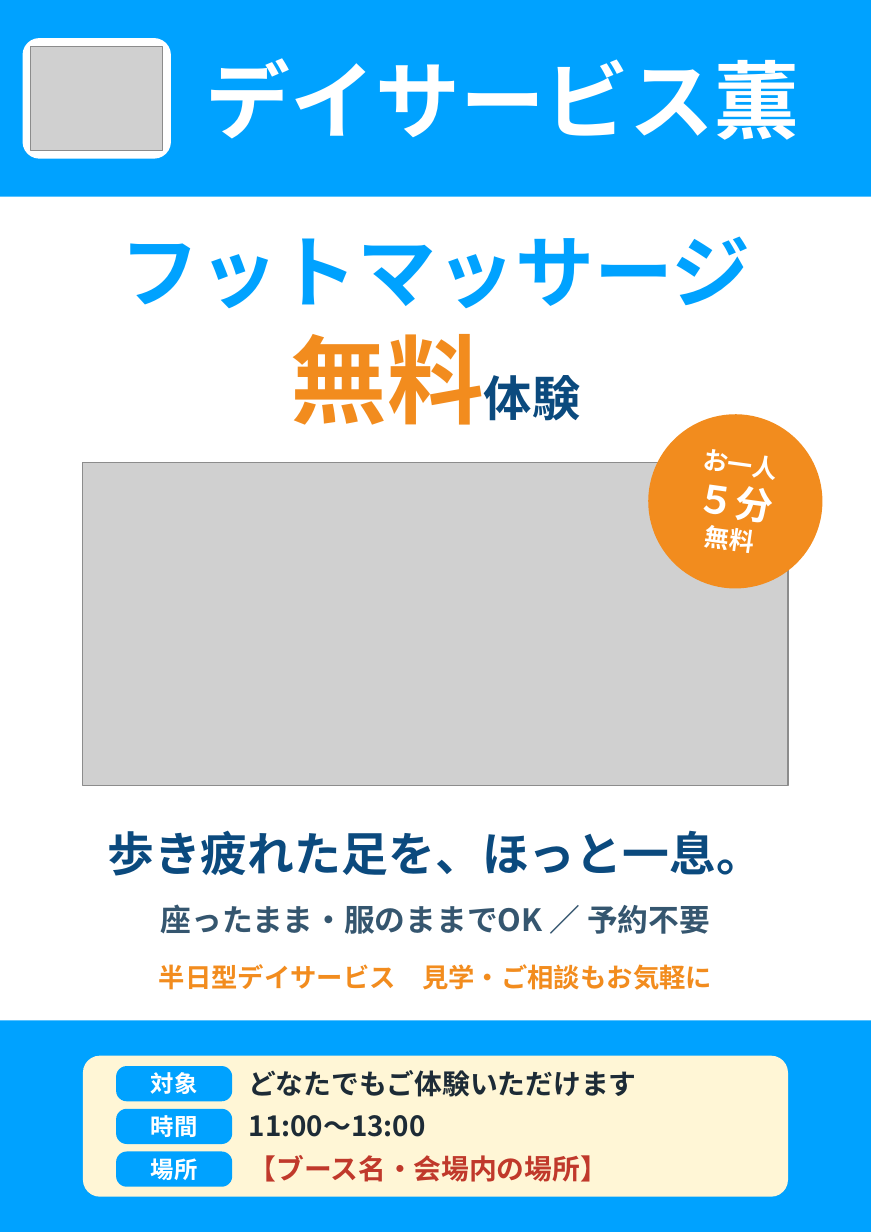
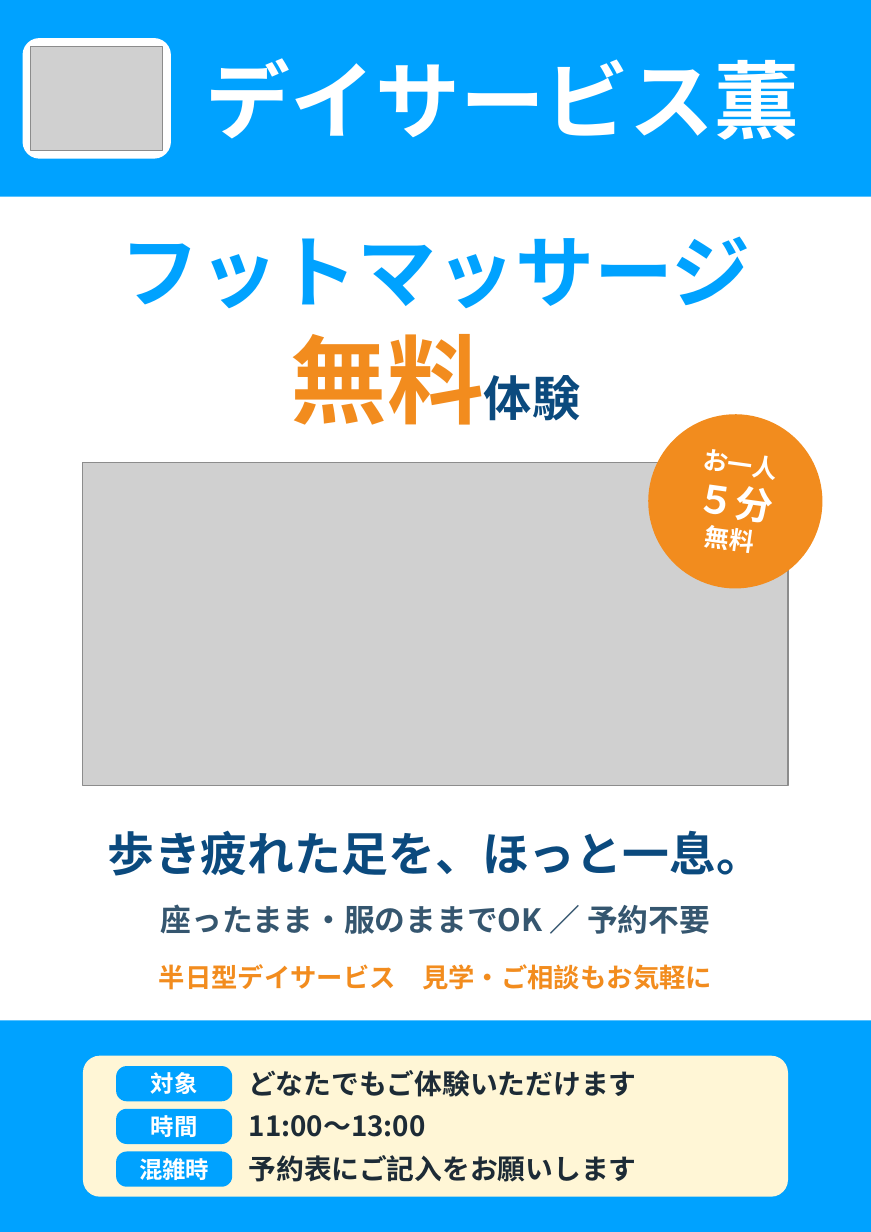
Before and after one commit to goldenglow1991-bot/goldenglow1991-bot.github.io, a slide deck: slide 1 of pop/pop.pptx. Drawn at 871x1232 pixels with LibreOffice and Linux fonts; fonts in the diff are those of the drawing; grey boxes stand for pictures. Boxes give left, top, right and bottom in pixels: in the first picture for what was removed or moved away, otherwise in the second. Text is boxed around its words. In the diff, an @@ line names an element or a change of style, - is before the commit and + after.

```diff
--- a/pop/pop.pptx
+++ b/pop/pop.pptx
@@ text in rounded rectangle at [139,1158,209,1180]: text changed @@
-場所
+混雑時
@@ text at [249,1155,637,1182]: text changed; text colour #C0392B to #1D2B36 @@
-【ブース名・会場内の場所】
+予約表にご記入をお願いします
```
